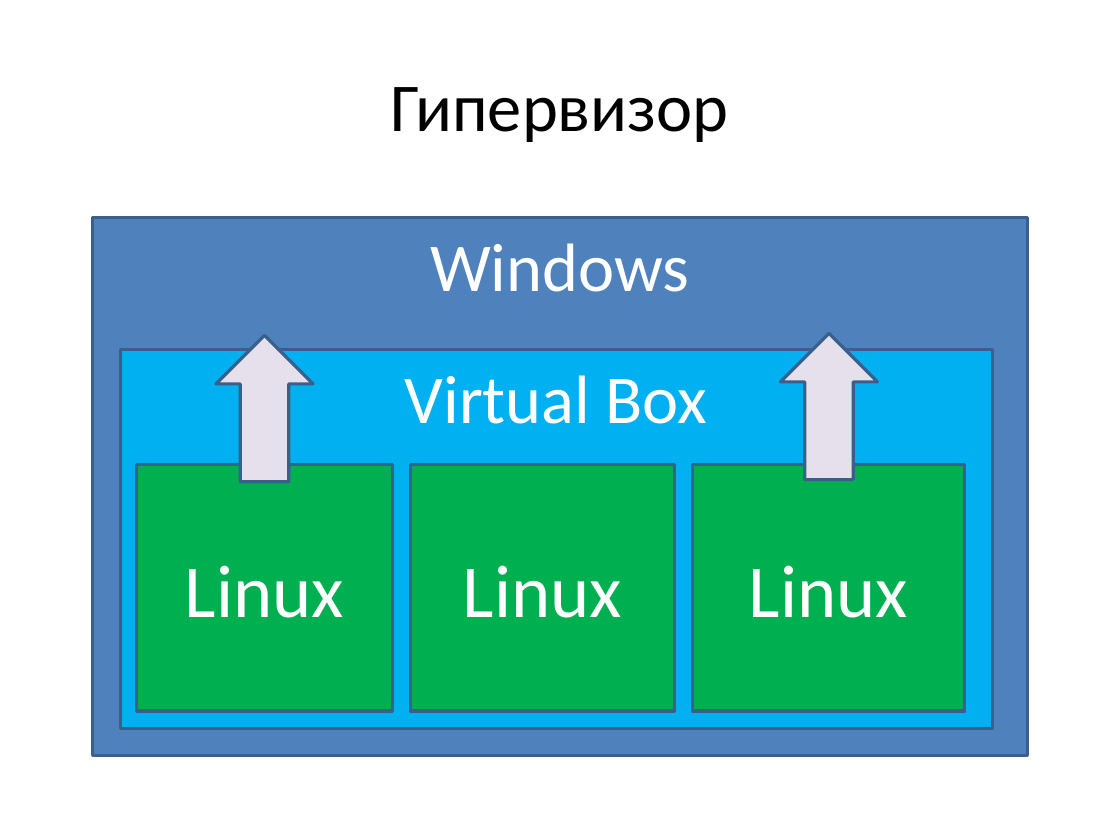
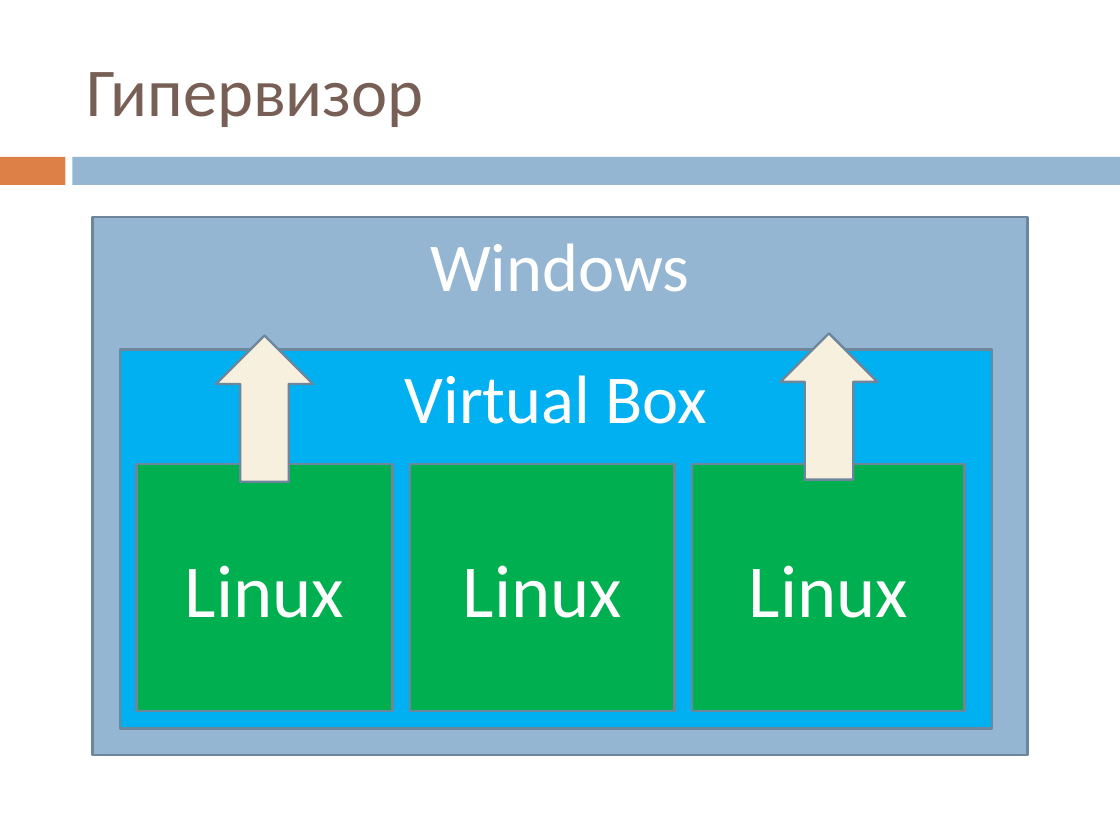
Before and after one commit to vitali-kviatkouski/personal, a slide deck: slide 7 of MiniQ/Virtualization.pptx (slide 6 before the commit). Drawn at 1120x840 pixels with LibreOffice and Linux fonts; fonts in the diff are those of the drawing. Boxes give left, top, right and bottom in pixels: in the first picture for what was removed or moved away, otherwise in the second. Text is boxed around its words. In the diff, an @@ line names an element or a change of style, - is before the commit and + after.

```diff
--- a/MiniQ/Virtualization.pptx
+++ b/MiniQ/Virtualization.pptx
@@ title "Гипервизор": place and size @@
-title "Гипервизор" at box(391, 87, 729, 142)
+title "Гипервизор" at box(86, 72, 424, 127)
@@ title "Гипервизор" at box(86, 72, 424, 127): text colour #000000 to #775F55; alignment centre to left @@
@@ rectangle added at box(0, 157, 65, 185), fill #DD8047 @@
@@ rectangle added at box(73, 157, 1120, 185), fill #94B6D2 @@
@@ rectangle "Windows" at box(93, 217, 1028, 755): fill #4F81BD to #94B6D2; outline #3A5F8C 2 pt to #6D879B 1.5 pt @@
@@ right arrow at box(216, 335, 314, 482): fill #E6E0EC to #F7F0DE; outline #3A5F8C 2 pt to #6D879B 1.5 pt @@
@@ right arrow at box(781, 334, 878, 480): fill #E6E0EC to #F7F0DE; outline #3A5F8C 2 pt to #6D879B 1.5 pt @@
@@ outline #3A5F8C 2 pt to #6D879B 1.5 pt in 4 elements at box(120, 349, 992, 729), box(137, 464, 392, 710), box(410, 464, 674, 710), box(692, 464, 964, 710) @@
```
Also in this commit, not shown: 17 other slides changed, 7 slides added, 3 slides removed.
